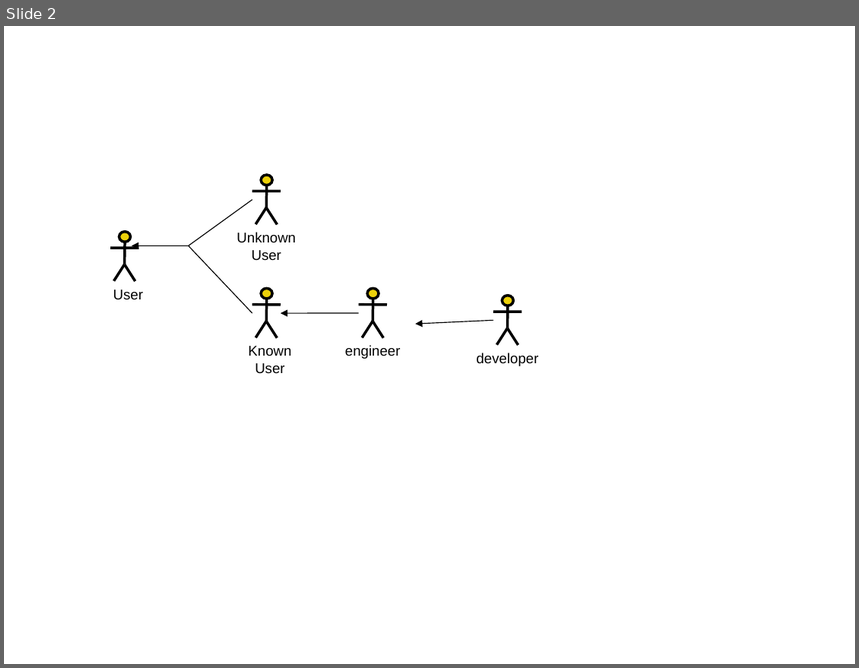
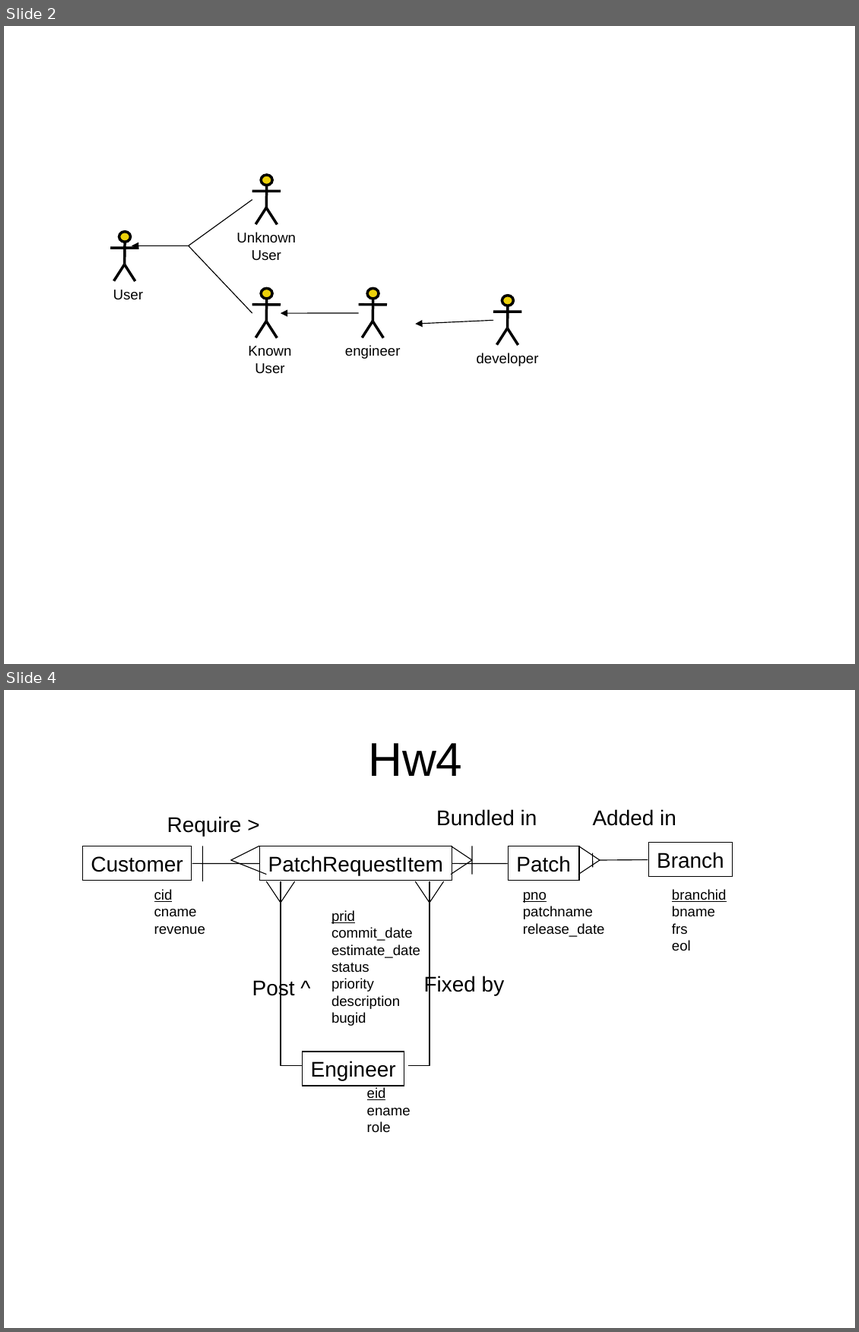
Before and after one commit to rte126/src-pe-tools, a slide deck: classes/CS579/dbclass/Project.ppt. Shown one above the other, each under a label of ours: slide 2 before the commit, slides 2 and 4 after it; the slides between them are not shown. The pictures are 859x668 and 859x1332 pixels, drawn with LibreOffice and Linux fonts; fonts in the diff are those of the drawing. Boxes give left, top, right and bottom in pixels: in the first picture for what was removed or moved away, otherwise in the second. Text is boxed around its words. In the diff, an @@ line names an element or a change of style, - is before the commit and + after.

```diff
--- a/classes/CS579/dbclass/Project.ppt
+++ b/classes/CS579/dbclass/Project.ppt
@@ slide 4 added at <box>4,690,855,1328</box>, background #FFFFFF @@
@@ title added at <box>368,743,462,776</box>, 40 pt, text #000000 @@
+Hw4
@@ text added at <box>167,816,242,836</box>, 18 pt, text #000000 @@
+Require >
@@ text added at <box>436,809,538,826</box>, 18 pt, text #000000 @@
+Bundled in
@@ text added at <box>593,809,677,826</box>, 18 pt, text #000000 @@
+Added in
@@ rectangle added at <box>82,846,191,880</box>, outline #000000 0.74 pt, 18 pt, text #000000 @@
+Customer
@@ line added from (202, 846) to (202, 882), #000000 0.74 pt @@
@@ freeform shape added at <box>231,846,267,874</box>, outline #000000 0.74 pt @@
@@ rectangle added at <box>260,846,452,880</box>, outline #000000 0.74 pt, 18 pt, text #000000 @@
+PatchRequestItem
@@ freeform shape added at <box>451,846,472,874</box>, outline #000000 0.74 pt @@
@@ line added from (472, 846) to (472, 875), #000000 0.74 pt @@
@@ rectangle added at <box>508,846,579,880</box>, outline #000000 0.74 pt, 18 pt, text #000000 @@
+Patch
@@ freeform shape added at <box>579,846,600,874</box>, outline #000000 0.74 pt @@
@@ rectangle added at <box>648,842,733,876</box>, outline #000000 0.74 pt, 18 pt, text #000000 @@
+Branch
@@ line added from (192, 863) to (259, 863), #000000 0.74 pt @@
@@ line added from (452, 863) to (508, 863), #000000 0.74 pt @@
@@ line added from (593, 853) to (593, 867), #000000 0.74 pt @@
@@ line added from (600, 860) to (648, 860), #000000 0.74 pt @@
@@ text added at <box>154,889,205,935</box>, 12 pt, text #000000 @@
+cid
+cname
+revenue
@@ freeform shape added at <box>266,882,294,903</box>, outline #000000 0.74 pt @@
@@ freeform shape added at <box>281,882,302,1066</box>, outline #000000 0.74 pt @@
@@ freeform shape added at <box>408,882,430,1066</box>, outline #000000 0.74 pt @@
@@ freeform shape added at <box>415,882,443,903</box>, outline #000000 0.74 pt @@
@@ text added at <box>523,892,605,937</box>, 12 pt, text #000000 @@
+pno
+patchname
+release_date
@@ text added at <box>672,889,726,951</box>, 12 pt, text #000000 @@
+branchid
+bname
+frs
+eol
@@ text added at <box>332,910,420,1026</box>, 12 pt, text #000000 @@
+prid
+commit_date
+estimate_date
+status
+priority
+description
+bugid
@@ text added at <box>253,979,295,999</box>, 18 pt, text #000000 @@
+Post ^
@@ text added at <box>424,975,505,996</box>, 18 pt, text #000000 @@
+Fixed by
@@ rectangle added at <box>303,1052,405,1086</box>, outline #000000 0.74 pt, 18 pt, text #000000 @@
+Engineer
@@ text added at <box>367,1087,411,1133</box>, 12 pt, text #000000 @@
+eid
+ename
+role
```
Also in this commit, not shown: 1 other slide added, 1 other file.
